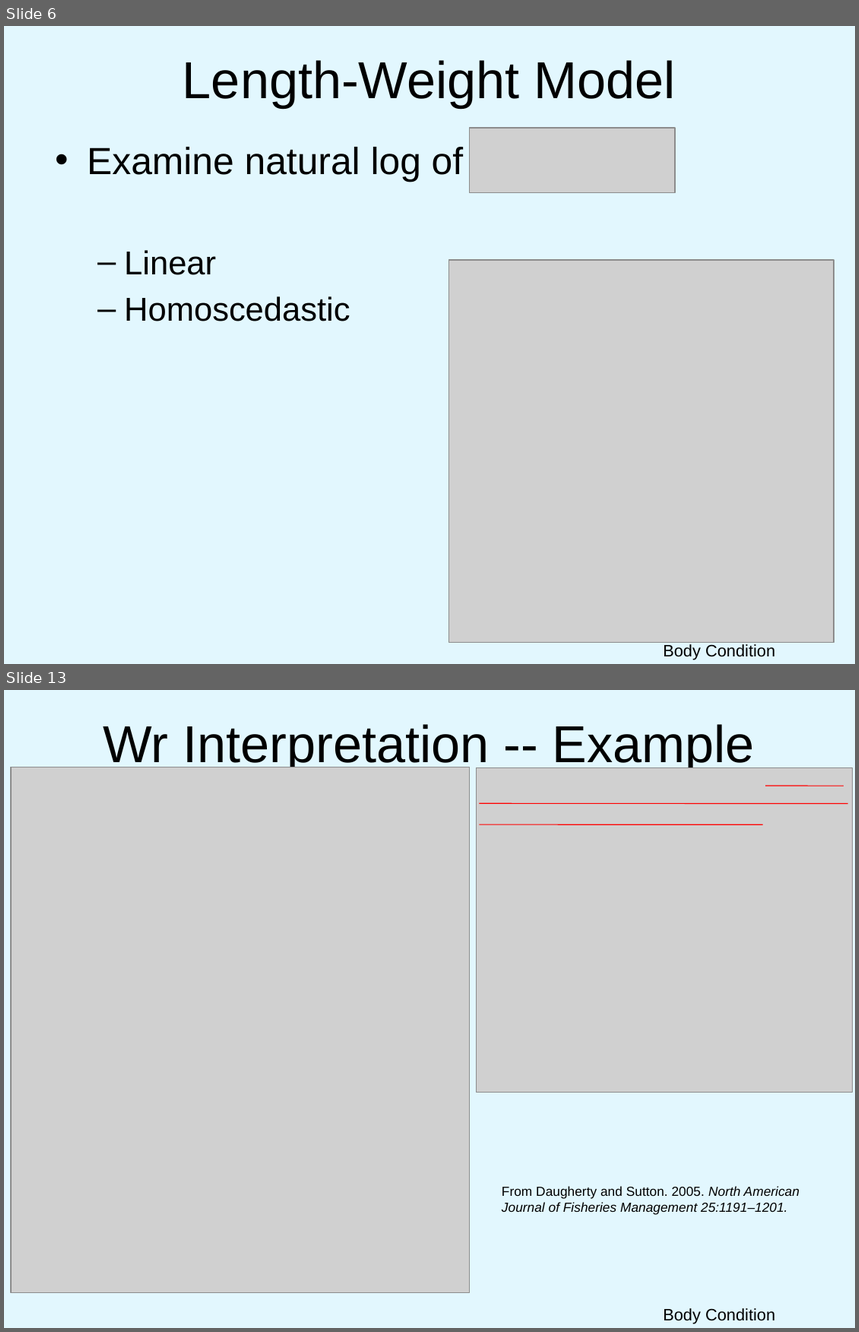
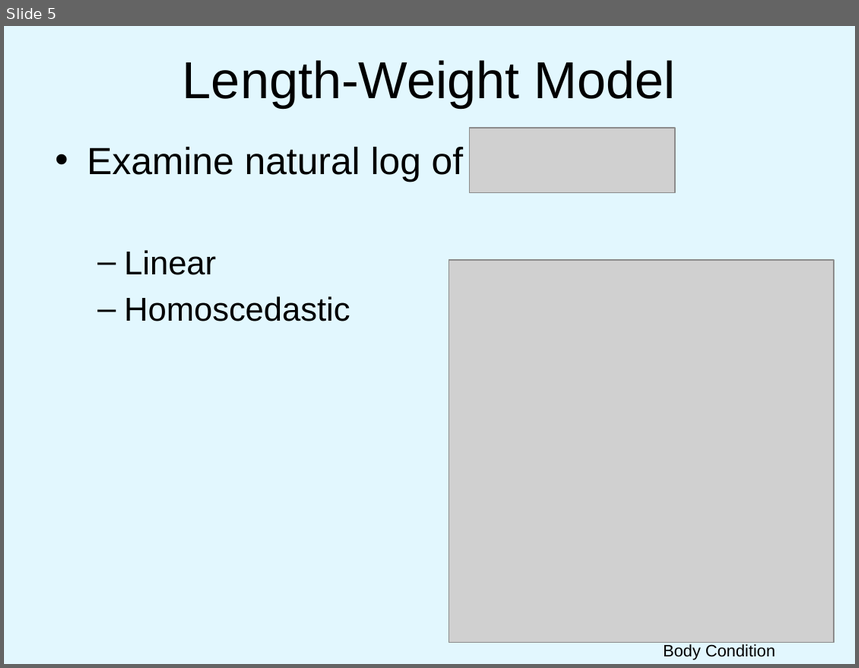
Before and after one commit to droglenc/NCNRS349, a slide deck: modules/Weight-Length/PPT.pptx. Shown one above the other, each under a label of ours: slides 6 and 13 before the commit, slide 5 after it; the slides between them are not shown. The pictures are 859x1332 and 859x668 pixels, drawn with LibreOffice and Linux fonts; fonts in the diff are those of the drawing; grey boxes stand for pictures; background and template pictures are left out. Boxes give left, top, right and bottom in pixels: in the first picture for what was removed or moved away, otherwise in the second. Text is boxed around its words. In the diff, an @@ line names an element or a change of style, - is before the commit and + after.

Commit message:
Fixed W-L and Condition PPTs

```diff
--- a/modules/Weight-Length/PPT.pptx
+++ b/modules/Weight-Length/PPT.pptx
@@ slide 13 removed at (x1=4, y1=690, x2=855, y2=1328), background picture (left out) @@
@@ title removed at (x1=103, y1=724, x2=755, y2=772) @@
-Wr Interpretation -- Example
@@ picture removed at (x1=11, y1=768, x2=470, y2=1293) @@
@@ group removed at (x1=477, y1=768, x2=853, y2=1093): 3 lines, 1 picture @@
@@ text removed at (x1=502, y1=1186, x2=800, y2=1215) @@
-From Daugherty and Sutton. 2005. North American Journal of Fisheries Management 25:1191–1201.
@@ text removed at (x1=663, y1=1309, x2=775, y2=1324) @@
-Body Condition
@@ what was slide 6 is now slide 5 @@
```
Also in this commit, not shown: 1 slide changed, 8 other slides removed, 1 other file.
